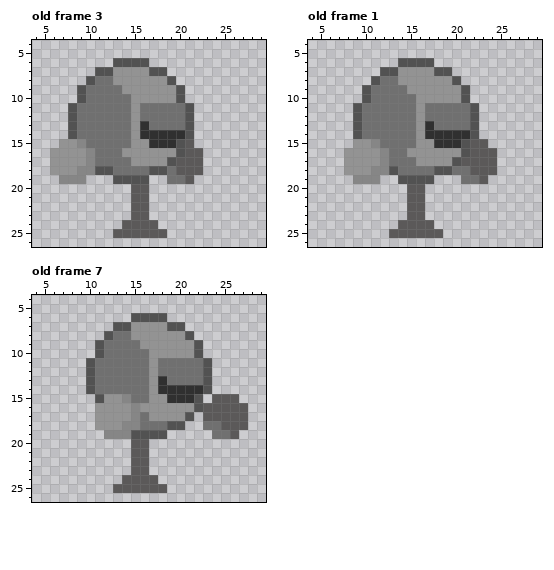
Pixel-art file -- Little_Warrior_Reboot/Assets/Sprites/Animation/Misc/SandboxTrainingDummyLightHit.aseprite. Above is the file before it was changed.
32x32 pixels, 8 frames. Shown: old frame 3: x 4..29, y 4..26; old frame 1: x 4..29, y 4..26; old frame 7: x 4..29, y 4..26. The commit also changed other frames, which this record leaves out.
The result:
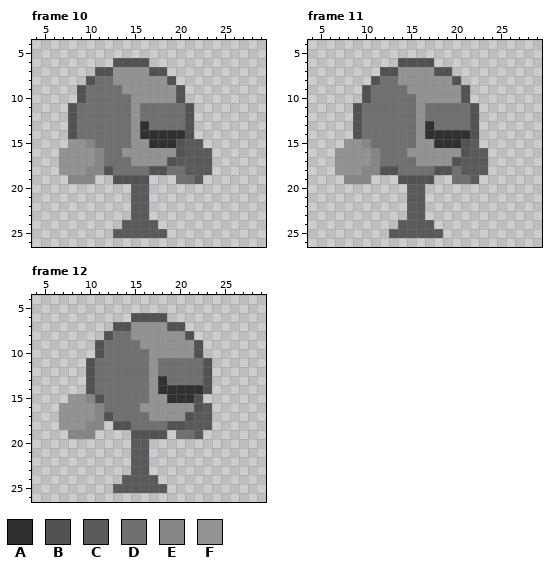
Palette (. is transparent): A #303030  B #525252  C #5b5959  D #707070  E #868686  F #939393
A new or re-ordered frame is compared with the old frame closest to it.
From old to new:
frames 8 -> 14
Frame 10 is new; against old frame 3, layers "Layer 2", "Layer 3":
The author put colour C in row 15 at x 22; in rows 16 to 18 at x 23; in row 19 at x 22.
Colour C becomes colour D in row 18 at x 20; in row 19 at x 21.
The author put colour E in row 19 at x 10.
Colour B becomes colour E in row 18 at x 11.
Colour D becomes colour E in row 15 at x 10; in rows 16 to 17 at x 11.
Colour E becomes colour F in row 15 at x 9; in rows 16 to 17 at x 10; in row 18 at x 9.
Colour D is removed in row 19 at x 19.
Colour E is removed in row 19 at x 7.
Colour F is removed in row 15 at x 7; in rows 16 to 18 at x 6.
Frame 11 is new; against old frame 1, layers "Layer 2", "Layer 3":
Colour E becomes colour B in row 18 at x 12.
Colour D becomes colour C in row 18 at x 21; in row 19 at x 22.
The author put colour D in row 19 at x 20.
Colour E becomes colour D in row 15 at x 11; in rows 16 to 17 at x 12.
The author put colour E in row 19 at x 8.
Colour F becomes colour E in row 15 at x 10; in rows 16 to 17 at x 11; in row 18 at x 10.
The author put colour F in row 15 at x 8; in rows 16 to 18 at x 7.
Colour C is removed in row 15 at x 23; in rows 16 to 18 at x 24; in row 19 at x 23.
Colour E is removed in row 19 at x 11.
Frame 12 is new; against old frame 7, layers "Layer 2", "Layer 3":
Colour E becomes colour B in row 18 at x 14.
Colour F becomes colour B in row 17 at x 12; in row 18 at x 13.
The author put colour C in row 17 at x 22; in row 18 at x 21 to 22; in row 19 at x 22.
Colour D becomes colour C in row 18 at x 23.
The author put colour D in row 19 at x 20 to 21.
Colour E becomes colour D in row 15 at x 14; in rows 16 to 18 at x 15.
Colour F becomes colour D in row 15 at x 12 to 13; in row 16 at x 12 to 14; in row 17 at x 13 to 14.
The author put colour E in row 15 at x 10; in row 18 at x 10; in row 19 at x 8 to 10.
Colour F becomes colour E in rows 16 to 18 at x 11.
The author put colour F in row 15 at x 8 to 9; in rows 16 to 17 at x 7 to 10; in row 18 at x 7 to 9.
Colour C is removed in row 15 at x 24 to 26; in rows 16 to 17 at x 24 to 27; in row 18 at x 25 to 27; in row 19 at x 26.
Colour D is removed in row 18 at x 24; in row 19 at x 24 to 25.
Colour E is removed in row 19 at x 12 to 14.
Colour F is removed in row 18 at x 12.
